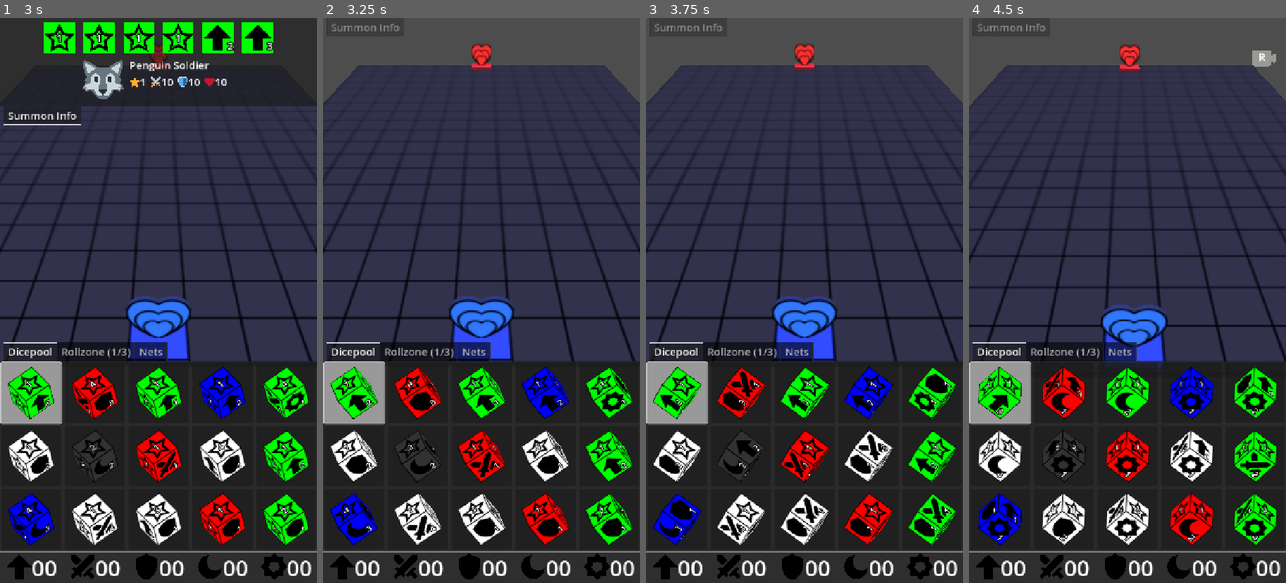
Above: before the commit, frames 1-4 (left to right).
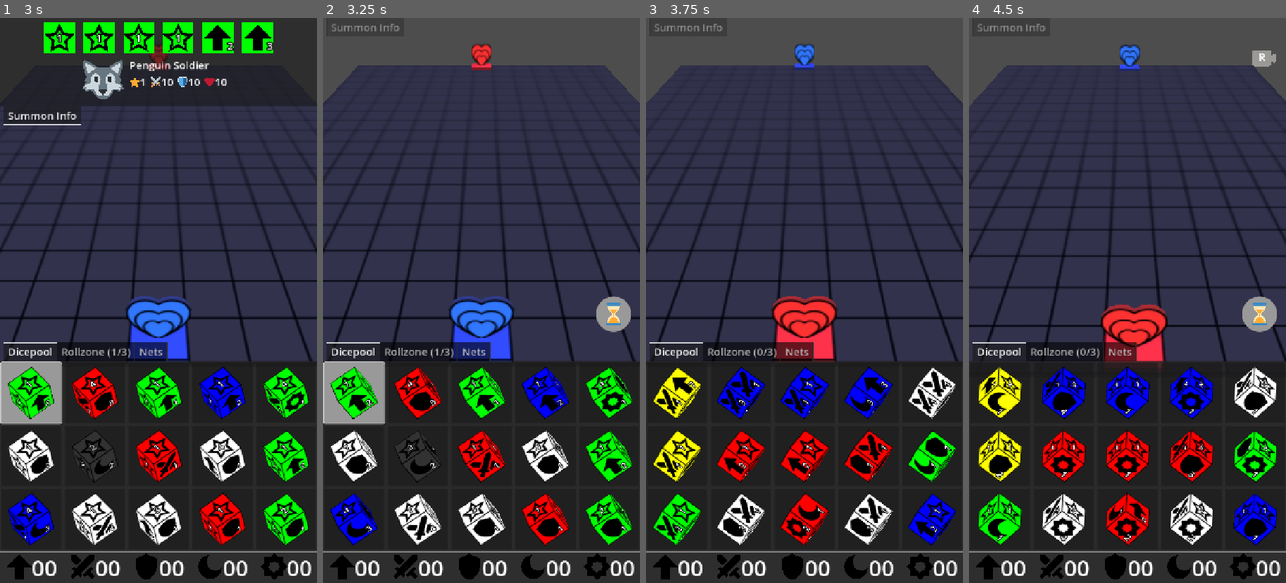
Above: after the commit, the same moments.

Repository: francocurotto/DDMre
Game: Godot game, scene res://scenes/duel.tscn
The game is run twice, just before and just after one commit, with the same random seed, the same clock (stepped at 60 frames per second) and the same inputs.
Inputs (mouse positions are in pixels of both pictures, inside the frame that each line leads up to):
- Up to frame 1 (3 s): click (31, 390) at 0.52 s; click (31, 390) at 1.27 s; click (31, 390) at 2.02 s; move the mouse to (228, 272) at 2.77 s; click (228, 272) at 2.92 s
- Up to frame 2 (3.25 s): no input
- Up to frame 3 (3.75 s): click (937, 311) at 3.52 s
- Up to frame 4 (4.5 s): drag from (1064, 328) to (1111, 413) at 4.27 s

Frame 1 is identical in both runs. In frame 2, 0.6% of the frame differs, in the area x 86-98%, y 49-56%; in frame 3, 12%; in frame 4, 12%, in the area x 0-98%, y 4-94%.

Commit message:
fix dungeon buttons color

Diff:
--- a/source/scenes/player_gui/action_button/action_button.tscn
+++ b/source/scenes/player_gui/action_button/action_button.tscn
@@ -4,6 +4,7 @@
 [ext_resource type="Script" uid="uid://dh5jylny8odw4" path="res://scenes/player_gui/action_button/action_button.gd" id="2_virli"]
 
 [sub_resource type="StyleBoxFlat" id="StyleBoxFlat_4qt54"]
+bg_color = Color(0.7, 0.3, 0.3, 1)
 corner_radius_top_left = 40
 corner_radius_top_right = 40
 corner_radius_bottom_right = 40
@@ -11,7 +12,7 @@
 corner_detail = 15
 
 [sub_resource type="StyleBoxFlat" id="StyleBoxFlat_virli"]
-bg_color = Color(0.3, 0.3, 0.3, 1)
+bg_color = Color(0.5, 0.1, 0.1, 1)
 border_color = Color(0.6, 0.6, 0.6, 1)
 corner_radius_top_left = 40
 corner_radius_top_right = 40
@@ -20,6 +21,7 @@
 corner_detail = 15
 
 [sub_resource type="StyleBoxFlat" id="StyleBoxFlat_aiwmg"]
+bg_color = Color(0.7, 0.3, 0.3, 1)
 corner_radius_top_left = 40
 corner_radius_top_right = 40
 corner_radius_bottom_right = 40
--- a/source/scenes/player_gui/dice_gui/rollzone/rollzone.tscn
+++ b/source/scenes/player_gui/dice_gui/rollzone/rollzone.tscn
@@ -19,6 +19,64 @@
 
 [sub_resource type="PhysicsMaterial" id="PhysicsMaterial_oacuq"]
 friction = 0.1
+
+[sub_resource type="StyleBoxFlat" id="StyleBoxFlat_f4pdc"]
+bg_color = Color(0.4, 0.4, 0.4, 1)
+corner_radius_top_left = 40
+corner_radius_top_right = 40
+corner_radius_bottom_right = 40
+corner_radius_bottom_left = 40
+corner_detail = 15
+
+[sub_resource type="StyleBoxFlat" id="StyleBoxFlat_oacuq"]
+bg_color = Color(0.1, 0.1, 0.1, 1)
+border_color = Color(0.6, 0.6, 0.6, 1)
+corner_radius_top_left = 40
+corner_radius_top_right = 40
+corner_radius_bottom_right = 40
+corner_radius_bottom_left = 40
+corner_detail = 15
+
+[sub_resource type="StyleBoxFlat" id="StyleBoxFlat_68det"]
+bg_color = Color(0.4, 0.4, 0.4, 1)
+corner_radius_top_left = 40
+corner_radius_top_right = 40
+corner_radius_bottom_right = 40
+corner_radius_bottom_left = 40
+corner_detail = 15
+
+[sub_resource type="StyleBoxFlat" id="StyleBoxFlat_a4at2"]
+content_margin_left = 4.0
+content_margin_top = 4.0
+content_margin_right = 4.0
+content_margin_bottom = 4.0
+bg_color = Color(0.1, 0.1, 0.1, 0.3)
+corner_radius_top_left = 3
+corner_radius_top_right = 3
+corner_radius_bottom_right = 3
+corner_radius_bottom_left = 3
+corner_detail = 5
+
+[sub_resource type="StyleBoxFlat" id="StyleBoxFlat_lv7xp"]
+content_margin_left = 4.0
+content_margin_top = 4.0
+content_margin_right = 4.0
+content_margin_bottom = 4.0
+bg_color = Color(1, 1, 1, 0.75)
+draw_center = false
+border_width_left = 2
+border_width_top = 2
+border_width_right = 2
+border_width_bottom = 2
+corner_radius_top_left = 3
+corner_radius_top_right = 3
+corner_radius_bottom_right = 3
+corner_radius_bottom_left = 3
+corner_detail = 5
+expand_margin_left = 2.0
+expand_margin_top = 2.0
+expand_margin_right = 2.0
+expand_margin_bottom = 2.0
 
 [node name="Rollzone" type="PanelContainer"]
 offset_right = 720.0
@@ -118,6 +176,11 @@
 layout_mode = 2
 size_flags_horizontal = 8
 size_flags_vertical = 8
+theme_override_styles/normal = SubResource("StyleBoxFlat_f4pdc")
+theme_override_styles/pressed = SubResource("StyleBoxFlat_oacuq")
+theme_override_styles/hover = SubResource("StyleBoxFlat_68det")
+theme_override_styles/disabled = SubResource("StyleBoxFlat_a4at2")
+theme_override_styles/focus = SubResource("StyleBoxFlat_lv7xp")
 icon = ExtResource("4_oacuq")
 type = "CANCEL"
 
--- a/source/scenes/player_gui/dungeon_gui/dungeon_buttons/dungeon_buttons.tscn
+++ b/source/scenes/player_gui/dungeon_gui/dungeon_buttons/dungeon_buttons.tscn
@@ -1,8 +1,183 @@
-[gd_scene load_steps=4 format=3 uid="uid://dft43x10ihd30"]
+[gd_scene load_steps=20 format=3 uid="uid://dft43x10ihd30"]
 
 [ext_resource type="PackedScene" uid="uid://baq5yryu6nux1" path="res://scenes/player_gui/action_button/action_button.tscn" id="1_rvkun"]
 [ext_resource type="Texture2D" uid="uid://ctu2stkxgoxfw" path="res://assets/icons/MOVE.svg" id="2_h36rc"]
 [ext_resource type="Texture2D" uid="uid://dho2ok8ktf2tv" path="res://assets/icons/ATTR_ATTACK.svg" id="3_61ltm"]
+[ext_resource type="Texture2D" uid="uid://dne4yuef0wmyh" path="res://assets/icons/CANCEL.svg" id="4_h36rc"]
+
+[sub_resource type="StyleBoxFlat" id="StyleBoxFlat_rvkun"]
+bg_color = Color(0.3, 0.3, 0.7, 1)
+corner_radius_top_left = 40
+corner_radius_top_right = 40
+corner_radius_bottom_right = 40
+corner_radius_bottom_left = 40
+corner_detail = 15
+
+[sub_resource type="StyleBoxFlat" id="StyleBoxFlat_h36rc"]
+bg_color = Color(0.1, 0.1, 0.5, 1)
+border_color = Color(0.6, 0.6, 0.6, 1)
+corner_radius_top_left = 40
+corner_radius_top_right = 40
+corner_radius_bottom_right = 40
+corner_radius_bottom_left = 40
+corner_detail = 15
+
+[sub_resource type="StyleBoxFlat" id="StyleBoxFlat_61ltm"]
+bg_color = Color(0.3, 0.3, 0.7, 1)
+corner_radius_top_left = 40
+corner_radius_top_right = 40
+corner_radius_bottom_right = 40
+corner_radius_bottom_left = 40
+corner_detail = 15
+
+[sub_resource type="StyleBoxFlat" id="StyleBoxFlat_ycfoe"]
+content_margin_left = 4.0
+content_margin_top = 4.0
+content_margin_right = 4.0
+content_margin_bottom = 4.0
+bg_color = Color(0.1, 0.1, 0.1, 0.3)
+corner_radius_top_left = 3
+corner_radius_top_right = 3
+corner_radius_bottom_right = 3
+corner_radius_bottom_left = 3
+corner_detail = 5
+
+[sub_resource type="StyleBoxFlat" id="StyleBoxFlat_g04iy"]
+content_margin_left = 4.0
+content_margin_top = 4.0
+content_margin_right = 4.0
+content_margin_bottom = 4.0
+bg_color = Color(1, 1, 1, 0.75)
+draw_center = false
+border_width_left = 2
+border_width_top = 2
+border_width_right = 2
+border_width_bottom = 2
+corner_radius_top_left = 3
+corner_radius_top_right = 3
+corner_radius_bottom_right = 3
+corner_radius_bottom_left = 3
+corner_detail = 5
+expand_margin_left = 2.0
+expand_margin_top = 2.0
+expand_margin_right = 2.0
+expand_margin_bottom = 2.0
+
+[sub_resource type="StyleBoxFlat" id="StyleBoxFlat_8p5wg"]
+bg_color = Color(0.7, 0.3, 0.3, 1)
+corner_radius_top_left = 40
+corner_radius_top_right = 40
+corner_radius_bottom_right = 40
+corner_radius_bottom_left = 40
+corner_detail = 15
+
+[sub_resource type="StyleBoxFlat" id="StyleBoxFlat_3yh31"]
+bg_color = Color(0.5, 0.1, 0.1, 1)
+border_color = Color(0.6, 0.6, 0.6, 1)
+corner_radius_top_left = 40
+corner_radius_top_right = 40
+corner_radius_bottom_right = 40
+corner_radius_bottom_left = 40
+corner_detail = 15
+
+[sub_resource type="StyleBoxFlat" id="StyleBoxFlat_4qupu"]
+bg_color = Color(0.7, 0.3, 0.3, 1)
+corner_radius_top_left = 40
+corner_radius_top_right = 40
+corner_radius_bottom_right = 40
+corner_radius_bottom_left = 40
+corner_detail = 15
+
+[sub_resource type="StyleBoxFlat" id="StyleBoxFlat_ntj2x"]
+content_margin_left = 4.0
+content_margin_top = 4.0
+content_margin_right = 4.0
+content_margin_bottom = 4.0
+bg_color = Color(0.1, 0.1, 0.1, 0.3)
+corner_radius_top_left = 3
+corner_radius_top_right = 3
+corner_radius_bottom_right = 3
+corner_radius_bottom_left = 3
+corner_detail = 5
+
+[sub_resource type="StyleBoxFlat" id="StyleBoxFlat_mmkoj"]
+content_margin_left = 4.0
+content_margin_top = 4.0
+content_margin_right = 4.0
+content_margin_bottom = 4.0
+bg_color = Color(1, 1, 1, 0.75)
+draw_center = false
+border_width_left = 2
+border_width_top = 2
+border_width_right = 2
+border_width_bottom = 2
+corner_radius_top_left = 3
+corner_radius_top_right = 3
+corner_radius_bottom_right = 3
+corner_radius_bottom_left = 3
+corner_detail = 5
+expand_margin_left = 2.0
+expand_margin_top = 2.0
+expand_margin_right = 2.0
+expand_margin_bottom = 2.0
+
+[sub_resource type="StyleBoxFlat" id="StyleBoxFlat_7lnf1"]
+bg_color = Color(0.4, 0.4, 0.4, 1)
+corner_radius_top_left = 40
+corner_radius_top_right = 40
+corner_radius_bottom_right = 40
+corner_radius_bottom_left = 40
+corner_detail = 15
+
+[sub_resource type="StyleBoxFlat" id="StyleBoxFlat_gyvlw"]
+bg_color = Color(0.1, 0.1, 0.1, 1)
+border_color = Color(0.6, 0.6, 0.6, 1)
+corner_radius_top_left = 40
+corner_radius_top_right = 40
+corner_radius_bottom_right = 40
+corner_radius_bottom_left = 40
+corner_detail = 15
+
+[sub_resource type="StyleBoxFlat" id="StyleBoxFlat_pgx8e"]
+bg_color = Color(0.4, 0.4, 0.4, 1)
+corner_radius_top_left = 40
+corner_radius_top_right = 40
+corner_radius_bottom_right = 40
+corner_radius_bottom_left = 40
+corner_detail = 15
+
+[sub_resource type="StyleBoxFlat" id="StyleBoxFlat_ihuiw"]
+content_margin_left = 4.0
+content_margin_top = 4.0
+content_margin_right = 4.0
+content_margin_bottom = 4.0
+bg_color = Color(0.1, 0.1, 0.1, 0.3)
+corner_radius_top_left = 3
+corner_radius_top_right = 3
+corner_radius_bottom_right = 3
+corner_radius_bottom_left = 3
+corner_detail = 5
+
+[sub_resource type="StyleBoxFlat" id="StyleBoxFlat_3bxag"]
+content_margin_left = 4.0
+content_margin_top = 4.0
+content_margin_right = 4.0
+content_margin_bottom = 4.0
+bg_color = Color(1, 1, 1, 0.75)
+draw_center = false
+border_width_left = 2
+border_width_top = 2
+border_width_right = 2
+border_width_bottom = 2
+corner_radius_top_left = 3
+corner_radius_top_right = 3
+corner_radius_bottom_right = 3
+corner_radius_bottom_left = 3
+corner_detail = 5
+expand_margin_left = 2.0
+expand_margin_top = 2.0
+expand_margin_right = 2.0
+expand_margin_bottom = 2.0
 
 [node name="DungeonButtons" type="VBoxContainer"]
 size_flags_horizontal = 0
@@ -11,10 +186,30 @@
 
 [node name="MoveButton" parent="." instance=ExtResource("1_rvkun")]
 layout_mode = 2
+theme_override_styles/normal = SubResource("StyleBoxFlat_rvkun")
+theme_override_styles/pressed = SubResource("StyleBoxFlat_h36rc")
+theme_override_styles/hover = SubResource("StyleBoxFlat_61ltm")
+theme_override_styles/disabled = SubResource("StyleBoxFlat_ycfoe")
+theme_override_styles/focus = SubResource("StyleBoxFlat_g04iy")
 icon = ExtResource("2_h36rc")
 type = "MOVE"
 
 [node name="AttackButton" parent="." instance=ExtResource("1_rvkun")]
 layout_mode = 2
+theme_override_styles/normal = SubResource("StyleBoxFlat_8p5wg")
+theme_override_styles/pressed = SubResource("StyleBoxFlat_3yh31")
+theme_override_styles/hover = SubResource("StyleBoxFlat_4qupu")
+theme_override_styles/disabled = SubResource("StyleBoxFlat_ntj2x")
+theme_override_styles/focus = SubResource("StyleBoxFlat_mmkoj")
 icon = ExtResource("3_61ltm")
 type = "ATTACK"
+
+[node name="CancelButton" parent="." instance=ExtResource("1_rvkun")]
+layout_mode = 2
+theme_override_styles/normal = SubResource("StyleBoxFlat_7lnf1")
+theme_override_styles/pressed = SubResource("StyleBoxFlat_gyvlw")
+theme_override_styles/hover = SubResource("StyleBoxFlat_pgx8e")
+theme_override_styles/disabled = SubResource("StyleBoxFlat_ihuiw")
+theme_override_styles/focus = SubResource("StyleBoxFlat_3bxag")
+icon = ExtResource("4_h36rc")
+type = "CANCEL"
--- a/source/scenes/player_gui/dungeon_gui/dungeon_gui.gd
+++ b/source/scenes/player_gui/dungeon_gui/dungeon_gui.gd
@@ -71,19 +71,18 @@
 		summon_touched.emit(object)
 		if player_gui.state == Globals.GUI_STATE.DUNGEON:
 			%DungeonButtons.visible = true
+			%EndTurn.visible = false
 	elif Globals.dungeon.dimdice and object in Globals.dungeon.tiles:
 		var tile = object
 		dimdice_position = tile.global_position
 		dimdice_position.y += DIMDICE_Y_POSITION
 		dimcoor = Globals.dungeon.get_tilecoor(tile)
 		Globals.dungeon.on_tile_touched(tile, dimdice_position, player_gui.net)
-	else:
-		summon_untouched.emit()
-		%DungeonButtons.visible = false
+	else: #TODO: fix not enter if dungeon button pressed
+		on_summon_untouched()
 
 func on_dragging(length, angle):
-	summon_untouched.emit()
-	%DungeonButtons.visible = false
+	on_summon_untouched()
 	var dimdice = Globals.dungeon.dimdice
 	if dimdice and controls.touched_object == dimdice:
 		if dimdice_dragging:
@@ -119,6 +118,11 @@
 	%CameraReset.visible = false
 	duel_camera.on_camera_reset_pressed()
 	controls.disabled = false
+
+func on_summon_untouched():
+	%EndTurn.visible = true
+	%DungeonButtons.visible = false
+	summon_untouched.emit()
 
 func _on_end_turn_pressed() -> void:
 	%EndTurn.visible = false
--- a/source/scenes/player_gui/dungeon_gui/dungeon_gui.tscn
+++ b/source/scenes/player_gui/dungeon_gui/dungeon_gui.tscn
@@ -1,10 +1,66 @@
-[gd_scene load_steps=6 format=3 uid="uid://dh8dx5olkti0o"]
+[gd_scene load_steps=11 format=3 uid="uid://dh8dx5olkti0o"]
 
 [ext_resource type="Script" uid="uid://sak83cm7tdar" path="res://scenes/player_gui/dungeon_gui/dungeon_gui.gd" id="1_1st0o"]
 [ext_resource type="PackedScene" uid="uid://c6mitq2hlr2wj" path="res://scenes/player_gui/touch_controls/touch_controls.tscn" id="2_dk4qo"]
 [ext_resource type="Texture2D" uid="uid://blc6rks53n7u2" path="res://assets/icons/CAMERA_RESET.png" id="3_gjjas"]
 [ext_resource type="PackedScene" uid="uid://baq5yryu6nux1" path="res://scenes/player_gui/action_button/action_button.tscn" id="4_bxgal"]
 [ext_resource type="PackedScene" uid="uid://dft43x10ihd30" path="res://scenes/player_gui/dungeon_gui/dungeon_buttons/dungeon_buttons.tscn" id="5_didtl"]
+
+[sub_resource type="StyleBoxFlat" id="StyleBoxFlat_didtl"]
+corner_radius_top_left = 40
+corner_radius_top_right = 40
+corner_radius_bottom_right = 40
+corner_radius_bottom_left = 40
+corner_detail = 15
+
+[sub_resource type="StyleBoxFlat" id="StyleBoxFlat_xc1yf"]
+bg_color = Color(0.3, 0.3, 0.3, 1)
+border_color = Color(0.6, 0.6, 0.6, 1)
+corner_radius_top_left = 40
+corner_radius_top_right = 40
+corner_radius_bottom_right = 40
+corner_radius_bottom_left = 40
+corner_detail = 15
+
+[sub_resource type="StyleBoxFlat" id="StyleBoxFlat_xv7m1"]
+corner_radius_top_left = 40
+corner_radius_top_right = 40
+corner_radius_bottom_right = 40
+corner_radius_bottom_left = 40
+corner_detail = 15
+
+[sub_resource type="StyleBoxFlat" id="StyleBoxFlat_761ja"]
+content_margin_left = 4.0
+content_margin_top = 4.0
+content_margin_right = 4.0
+content_margin_bottom = 4.0
+bg_color = Color(0.1, 0.1, 0.1, 0.3)
+corner_radius_top_left = 3
+corner_radius_top_right = 3
+corner_radius_bottom_right = 3
+corner_radius_bottom_left = 3
+corner_detail = 5
+
+[sub_resource type="StyleBoxFlat" id="StyleBoxFlat_p4chp"]
+content_margin_left = 4.0
+content_margin_top = 4.0
+content_margin_right = 4.0
+content_margin_bottom = 4.0
+bg_color = Color(1, 1, 1, 0.75)
+draw_center = false
+border_width_left = 2
+border_width_top = 2
+border_width_right = 2
+border_width_bottom = 2
+corner_radius_top_left = 3
+corner_radius_top_right = 3
+corner_radius_bottom_right = 3
+corner_radius_bottom_left = 3
+corner_detail = 5
+expand_margin_left = 2.0
+expand_margin_top = 2.0
+expand_margin_right = 2.0
+expand_margin_bottom = 2.0
 
 [node name="DungeonGUI" type="Control"]
 layout_mode = 3
@@ -49,6 +105,11 @@
 layout_mode = 2
 size_flags_horizontal = 8
 size_flags_vertical = 8
+theme_override_styles/normal = SubResource("StyleBoxFlat_didtl")
+theme_override_styles/pressed = SubResource("StyleBoxFlat_xc1yf")
+theme_override_styles/hover = SubResource("StyleBoxFlat_xv7m1")
+theme_override_styles/disabled = SubResource("StyleBoxFlat_761ja")
+theme_override_styles/focus = SubResource("StyleBoxFlat_p4chp")
 
 [node name="DungeonButtons" parent="MarginContainer" instance=ExtResource("5_didtl")]
 unique_name_in_owner = true
Not shown: 1 places in source/scenes/player_gui/dice_gui/rollzone/rollzone.tscn that only renumber resources
Not shown, changed: TODO.md
